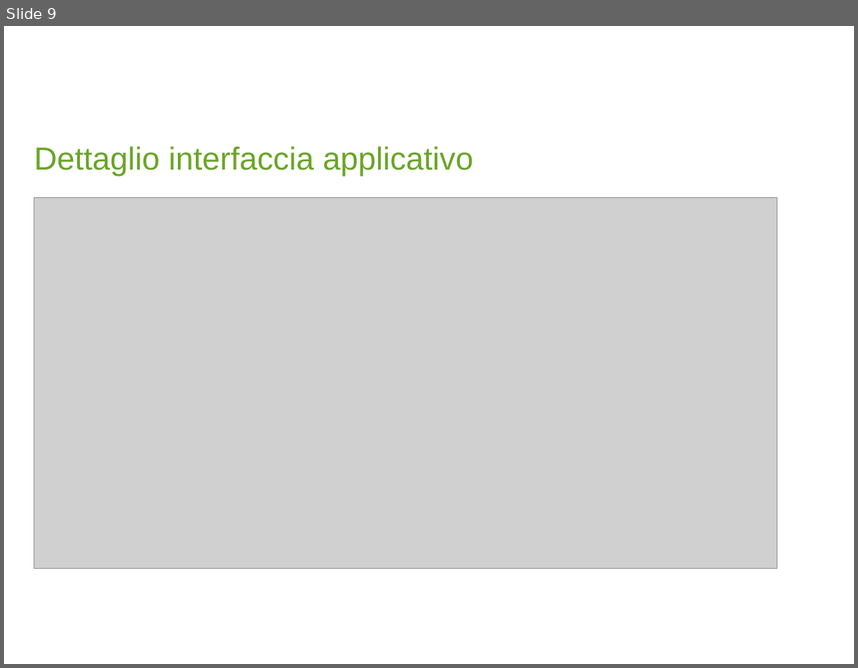
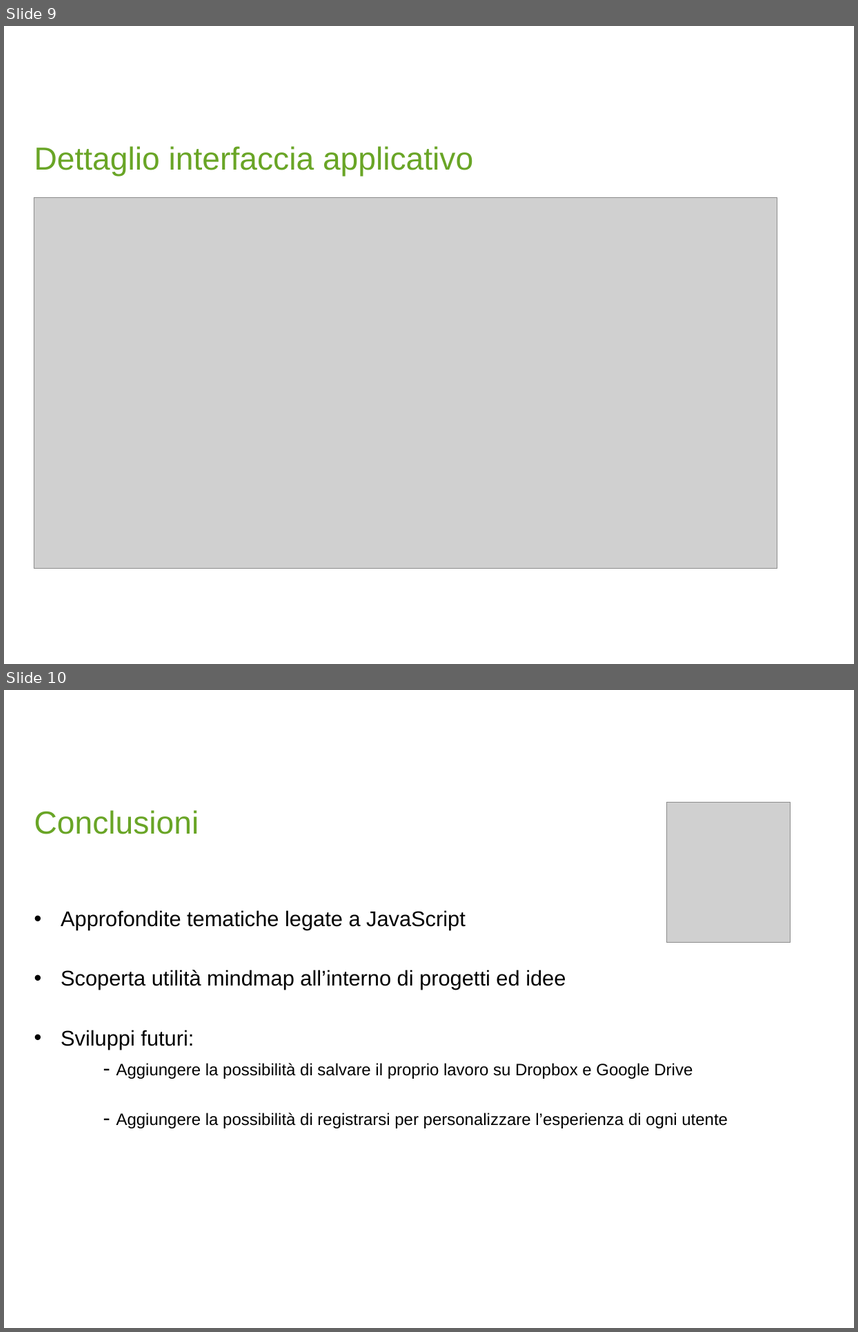
Before and after one commit to debonijonathan/ProgettoDiSemestre, a slide deck: presentazione/Presentazione_Progetti_di_Dipl.pptx. Shown one above the other, each under a label of ours: slide 9 before the commit, slides 9 and 10 after it. The pictures are 858x668 and 858x1332 pixels, drawn with LibreOffice and Linux fonts; fonts in the diff are those of the drawing; grey boxes stand for pictures; background and template pictures are left out. Boxes give left, top, right and bottom in pixels: in the first picture for what was removed or moved away, otherwise in the second. Text is boxed around its words. In the diff, an @@ line names an element or a change of style, - is before the commit and + after.

```diff
--- a/presentazione/Presentazione_Progetti_di_Dipl.pptx
+++ b/presentazione/Presentazione_Progetti_di_Dipl.pptx
@@ slide 10 added at [4,690,854,1328], background #FFFFFF @@
@@ text added at [34,810,199,834], 27 pt, text #69A526 @@
+Conclusioni
@@ picture added at [666,802,791,943] @@
@@ text added at [61,910,728,1128], 14 pt, text #000000 @@
+• Approfondite tematiche legate a JavaScript
+• Scoperta utilità mindmap all’interno di progetti ed idee
+• Sviluppi futuri:
+  - Aggiungere la possibilità di salvare il proprio lavoro su Dropbox e Google Drive
+  - Aggiungere la possibilità di registrarsi per personalizzare l’esperienza di ogni utente
```
Also in this commit, not shown: 3 slides changed, 1 other slide added, 1 slide removed, 3 other files.
